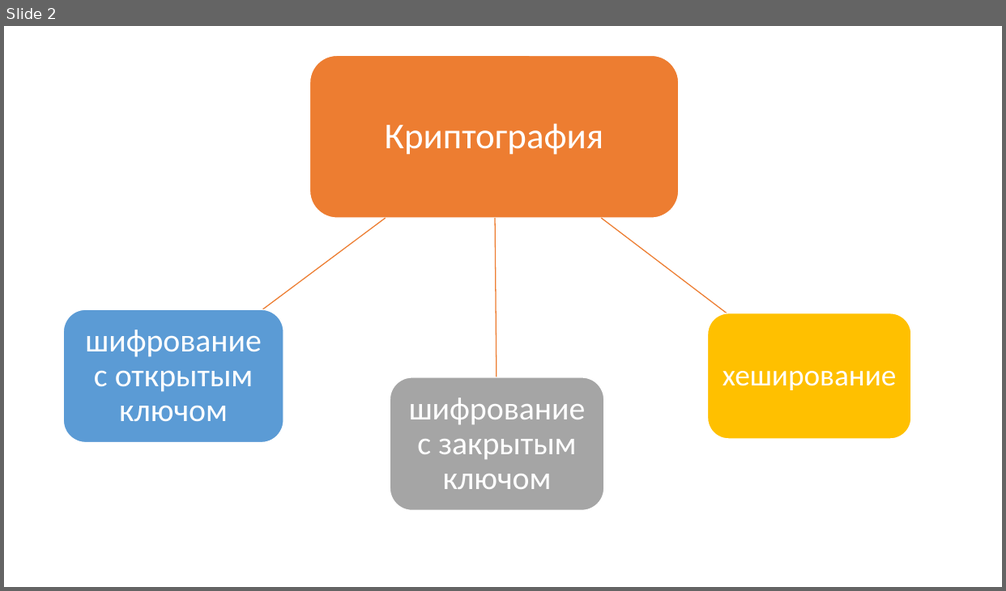
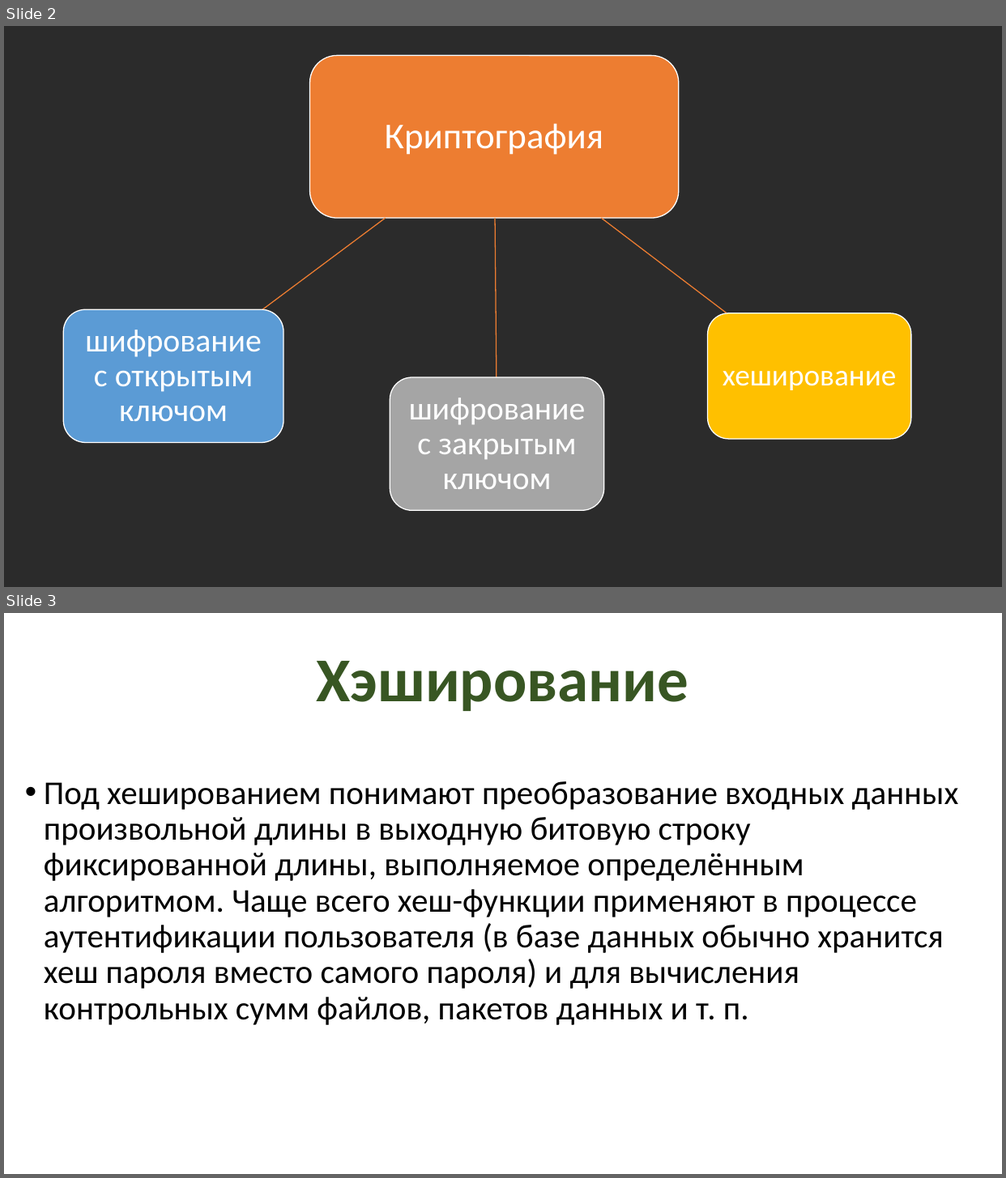
Before and after one commit to MamonovaMaria/Criptography, a slide deck: Взломы с GPU/Атаки с GPU.pptx. Shown one above the other, each under a label of ours: slide 2 before the commit, slides 2 and 3 after it. The pictures are 1006x591 and 1006x1178 pixels, drawn with LibreOffice and Linux fonts; fonts in the diff are those of the drawing; background and template pictures are left out; a plain dark background stands for a picture behind light text. Boxes give left, top, right and bottom in pixels: in the first picture for what was removed or moved away, otherwise in the second. Text is boxed around its words. In the diff, an @@ line names an element or a change of style, - is before the commit and + after.

```diff
--- a/Взломы с GPU/Атаки с GPU.pptx
+++ b/Взломы с GPU/Атаки с GPU.pptx
@@ slide 3 added at [4, 613, 1002, 1174], background picture (left out) @@
@@ title added at [316, 661, 688, 711], 60 pt, text #385723, bold @@
+Хэширование
@@ text added at [44, 781, 959, 1025], 32 pt, text #000000 @@
+• Под хешированием понимают преобразование входных данных произвольной длины в выходную битовую строку фиксированной длины, выполняемое определённым алгоритмом. Чаще всего хеш-функции применяют в процессе аутентификации пользователя (в базе данных обычно хранится хеш пароля вместо самого пароля) и для вычисления контрольных сумм файлов, пакетов данных и т. п.
@@ slide 2 changed as well @@
@@ background #FFFFFF to picture (left out) @@
```
Also in this commit, not shown: 1 other slide changed, 17 other slides added, 9 slides removed, 4 other files.
